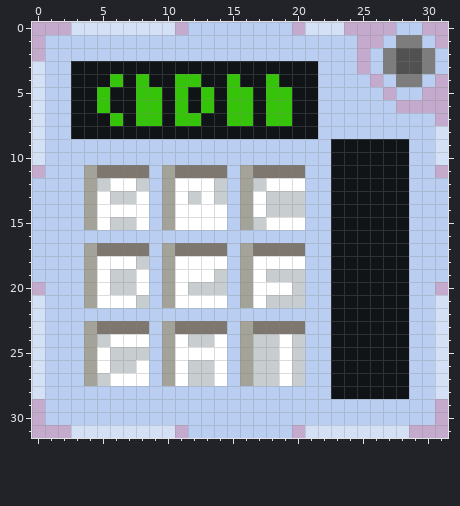
A pixel-art sprite gets an edit: Icons/Factoring.png. Above is the file before it was changed.
The file is 32x32 pixels.
Now the later version:
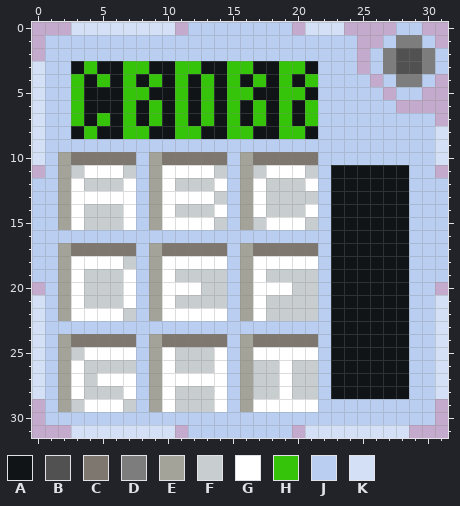
Palette (. is transparent): A #101417  B #515151  C #7e776f  D #7d7d7d  E #a3a399  F #c8cdd0  G #ffffff  H #35c40a  J #b9cef0  K #d3e0f5
Change:
y 3: x 4 A -> H; x 7..8 AA -> HH; x 11..12 AA -> HH; x 15..16 AA -> HH; x 19..20 AA -> HH
y 4: x 3 A -> H; x 5..9 AHAHA -> HAHAH; x 12..13 HA -> AH; x 17..19 AHA -> HAH; x 21 A -> H
y 5: x 3 A -> H; x 5 H -> A; x 7 A -> H; x 9 H -> A; x 18 H -> A; x 20 A -> H
y 6: x 3 A -> H; x 5 H -> A; x 7..8 AH -> HA; x 16..18 HAH -> AHA; x 21 A -> H
y 7: x 3 A -> H; x 5..8 AHAH -> HAHA; x 12..13 HA -> AH; x 16..18 HAH -> AHA; x 21 A -> H
y 8: x 4 A -> H; x 7..8 AA -> HH; x 11..12 AA -> HH; x 15..16 AA -> HH; x 19..20 AA -> HH
y 9: x 23..28 AAAAAA -> JJJJJJ
y 10: x 2..7 JJJJJJ -> ECCCCC; x 9..14 JJJJJJ -> ECCCCC; x 16..21 JJJJJJ -> ECCCCC; x 23..28 AAAAAA -> JJJJJJ
y 11: x 2..14 JJECCCCJECCCC -> EFGGGFJEGGGGF; x 17..21 CCCCJ -> FGGGF
y 12: x 2..4 JJE -> EGF; x 6 G -> F; x 8..14 FJEGGGF -> JEGFFFG; x 17..21 FGGGJ -> GFFFG
y 13: x 2..4 JJE -> EGG; x 6..10 FFGJE -> GGJEG; x 12 F -> G; x 21 J -> F
y 14: x 2..6 JJEGG -> EGFFF; x 8..13 GJEGGG -> JEGFFF; x 21 J -> G
y 15: x 2..5 JJEG -> EGFF; x 7..10 FGJE -> GJEG; x 14 G -> F; x 21 J -> F
y 17: x 2..4 JJE -> ECC; x 8..10 CJE -> JEC; x 21 J -> C
y 18: x 2..4 JJE -> EGG; x 7..10 GFJE -> FJEG; x 21 J -> G
y 19: x 2..5 JJEG -> EGFF; x 7..13 FGJEGGG -> GJEGFFF; x 21 J -> F
y 20: x 2..5 JJEG -> EGFF; x 7..10 FGJE -> GJEG; x 12 F -> G; x 21 J -> F
y 21: x 2..6 JJEGG -> EGFFF; x 8..14 FJEGGGG -> JEGFFFF; x 21 J -> F
y 22: x 2..7 JJJJJJ -> EGGGGF; x 9..14 JJJJJJ -> EGGGGG; x 16..21 JJJJJJ -> EGFFFF
y 23: x 4..8 ECCCC -> JJJJJ; x 10..14 ECCCC -> JJJJJ; x 16..20 ECCCC -> JJJJJ
y 24: x 2..14 JJEFGGGJEGFFG -> ECCCCCJECCCCC; x 17..21 FFGFJ -> CCCCC
y 25: x 2..4 JJE -> EFG; x 6..13 FFFJEGGG -> GGJEGFFF; x 17..18 FF -> GG; x 20..21 FJ -> GG
y 26: x 2..5 JJEG -> EGFF; x 8..11 GJEG -> JEGF; x 21 J -> F
y 27: x 2..5 JJEF -> EGFG; x 8..10 GJE -> JEG; x 12..13 FF -> GG; x 21 J -> F
y 28: x 2..7 JJJJJJ -> EGFFFG; x 9..14 JJJJJJ -> EGFFFG; x 16..21 JJJJJJ -> EFFGFF
y 29: x 2..7 JJJJJJ -> EFGGGF; x 9..14 JJJJJJ -> EGFFFG; x 16..21 JJJJJJ -> EGGGGG
Boxes around the changes in both pictures, in picture pixels (x1, y1, x2, y2):
changed: (58, 61, 409, 412)
